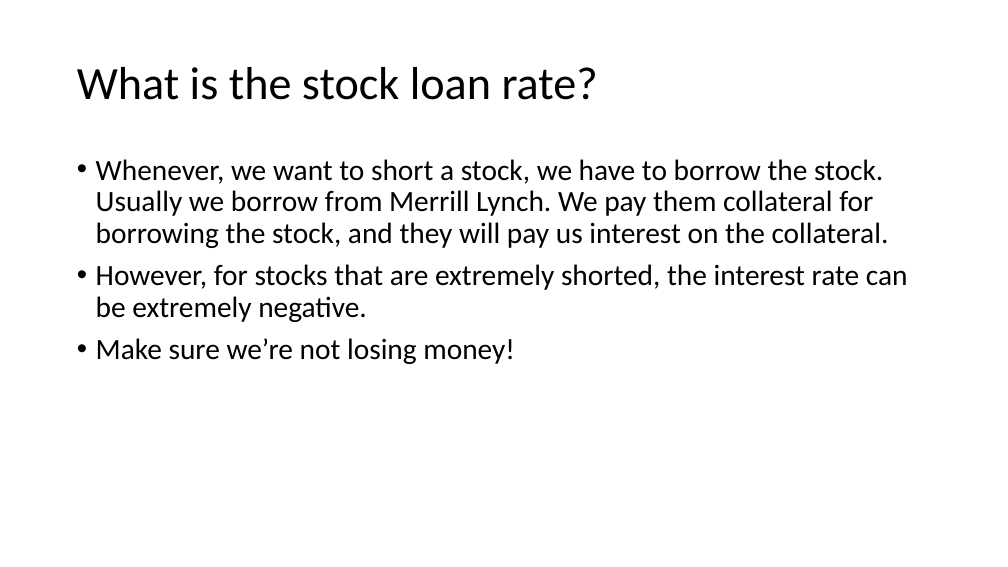
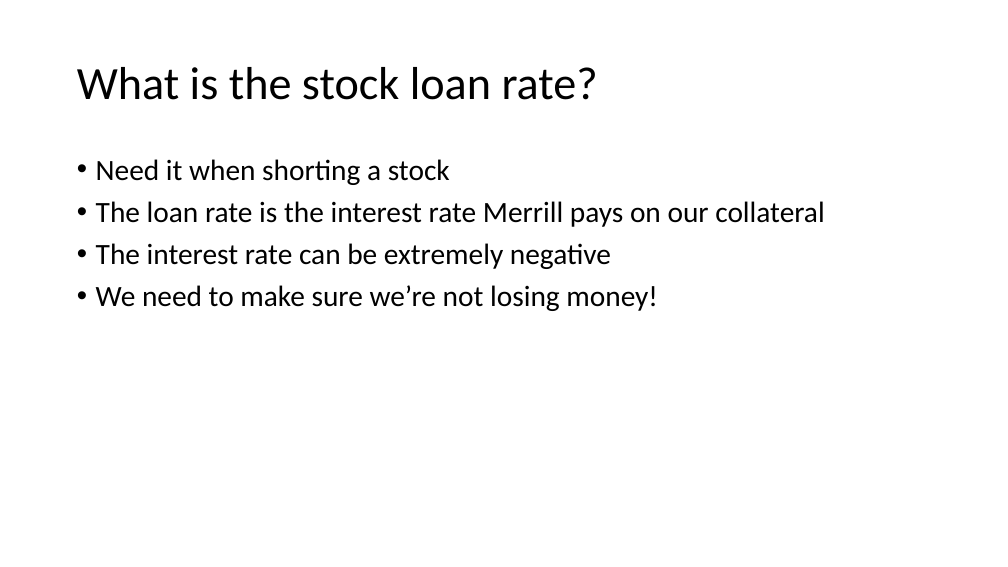
Before and after one commit to alanli2001/alanli2001.github.io, a slide deck: slide 2 of assets/summer project.pptx. Drawn at 1008x567 pixels with LibreOffice and Linux fonts; fonts in the diff are those of the drawing. Boxes give left, top, right and bottom in pixels: in the first picture for what was removed or moved away, otherwise in the second. Text is boxed around its words. In the diff, an @@ line names an element or a change of style, - is before the commit and + after.

```diff
--- a/assets/summer project.pptx
+++ b/assets/summer project.pptx
@@ text at [96, 159, 824, 311]: text changed @@
-• Whenever, we want to short a stock, we have to borrow the stock. Usually we borrow from Merrill Lynch. We pay them collateral for borrowing the stock, and they will pay us interest on the collateral.
-• However, for stocks that are extremely shorted, the interest rate can be extremely negative.
-• Make sure we’re not losing money!
+• Need it when shorting a stock
+• The loan rate is the interest rate Merrill pays on our collateral
+• The interest rate can be extremely negative
+• We need to make sure we’re not losing money!
```
Also in this commit, not shown: 1 other slide changed.
